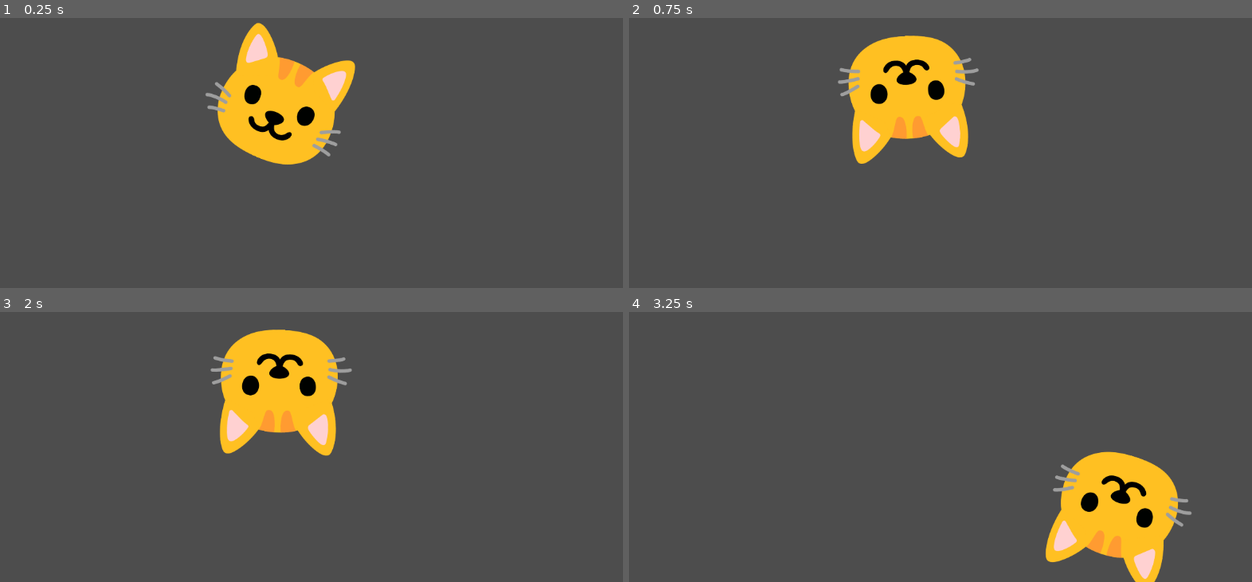
Above: before the commit, frames 1-4 (two rows, left to right).
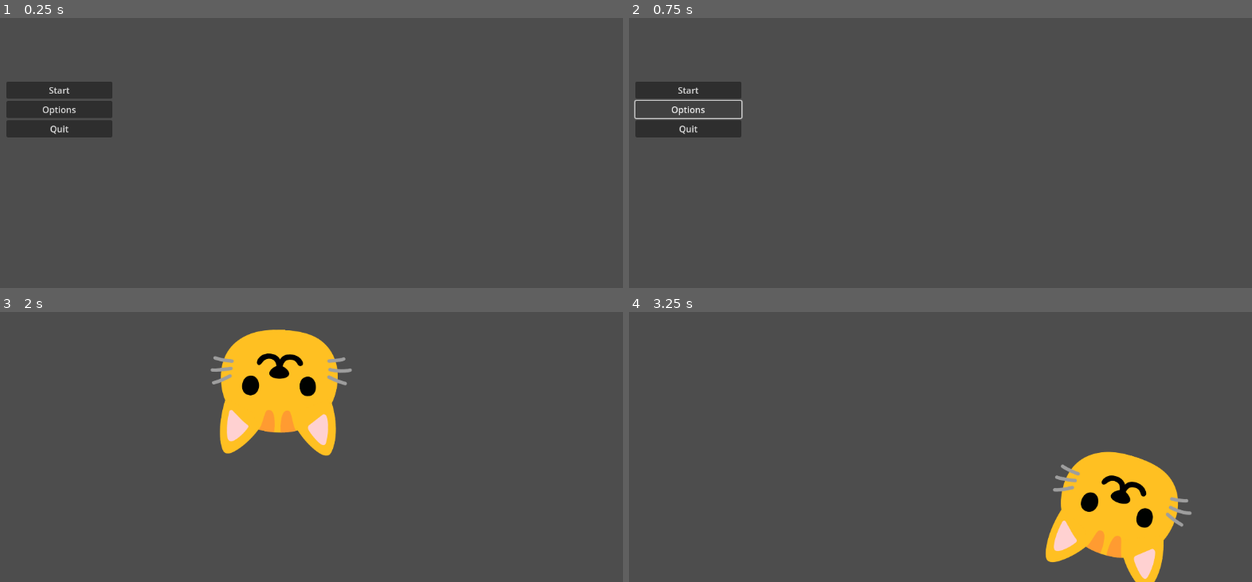
Above: after the commit, the same moments.

Repository: alvarolh33/marcelo
Game: Godot game, scene res://scenes/main_menu/menu.tscn
Same seed, same stepped clock (60 frames per second), same inputs: the game is played once before the commit and once after it. Before the commit the project starts from res://scenes/levels/level.tscn.
Inputs (mouse positions are in pixels of both pictures, inside the frame that each line leads up to):
- Up to frame 1 (0.25 s): no input
- Up to frame 2 (0.75 s): click (691, 109) at 0.5 s, where only the run after the commit has a clickable "Options"
- Up to frame 3 (2 s): click (62, 384) at 1.25 s, where only the run after the commit has a clickable "Start"
- Up to frame 4 (3.25 s): tap Enter at 2 s; move the mouse to (1071, 384) at 2.02 s; hold D (right) 2.03-2.78 s; move the mouse to (803, 420) at 2.77 s; hold S (down) from 2.78 s (still down)

The runs differ from the first frame. In frame 1, 10% of the frame differs, in the area x 1-58%, y 1-55%; in frame 2, 9.6%; in frame 3, less than 0.1%; in frame 4, less than 0.1%.

Commit message:
Algo del esqueleto menu principal y directorios

Diff:
--- a/project.godot
+++ b/project.godot
@@ -11,7 +11,7 @@
 [application]
 
 config/name="La Mazmorra de Marcelo"
-run/main_scene="res://scenes/levels/level.tscn"
+run/main_scene="res://scenes/main_menu/menu.tscn"
 config/features=PackedStringArray("4.2", "Forward Plus")
 config/icon="res://icon.svg"
 
--- /dev/null
+++ b/scenes/main_menu/menu.tscn
@@ -0,0 +1,37 @@
+[gd_scene load_steps=2 format=3 uid="uid://ctnbi4nh1yc5"]
+
+[ext_resource type="Script" path="res://scripts/UI/main_menu/menu.gd" id="1_oqeyl"]
+
+[node name="Menu" type="Control"]
+layout_mode = 3
+anchors_preset = 15
+anchor_right = 1.0
+anchor_bottom = 1.0
+grow_horizontal = 2
+grow_vertical = 2
+script = ExtResource("1_oqeyl")
+
+[node name="VBoxContainer" type="VBoxContainer" parent="."]
+layout_mode = 1
+anchors_preset = 4
+anchor_top = 0.5
+anchor_bottom = 0.5
+offset_left = 36.0
+offset_top = -50.0
+offset_right = 228.0
+offset_bottom = 51.0
+grow_vertical = 2
+
+[node name="StartButton" type="Button" parent="VBoxContainer"]
+layout_mode = 2
+text = "Start"
+
+[node name="Button2" type="Button" parent="VBoxContainer"]
+layout_mode = 2
+text = "Options"
+
+[node name="Button3" type="Button" parent="VBoxContainer"]
+layout_mode = 2
+text = "Quit"
+
+[connection signal="pressed" from="VBoxContainer/StartButton" to="." method="_on_start_button_pressed"]
--- a/scenes/player/player.tscn
+++ b/scenes/player/player.tscn
@@ -1,14 +1,14 @@
 [gd_scene load_steps=4 format=3 uid="uid://cctjwkrmuxy10"]
 
 [ext_resource type="Texture2D" uid="uid://i7d0sawuh32u" path="res://gfx/sprites/player/cat-face-emoji-512x455-gda5rvrc.png" id="1_3ajn4"]
-[ext_resource type="Script" path="res://scenes/player/player.gd" id="1_stj75"]
+[ext_resource type="Script" path="res://scripts/player/player.gd" id="1_qg1vl"]
 
 [sub_resource type="CircleShape2D" id="CircleShape2D_0tchq"]
 radius = 77.41
 
 [node name="Player" type="CharacterBody2D"]
 position = Vector2(532, 305)
-script = ExtResource("1_stj75")
+script = ExtResource("1_qg1vl")
 
 [node name="Sprite2D" type="Sprite2D" parent="."]
 scale = Vector2(0.5, 0.5)
--- /dev/null
+++ b/scripts/UI/main_menu/menu.gd
@@ -0,0 +1,15 @@
+extends Control
+
+
+# Called when the node enters the scene tree for the first time.
+func _ready():
+	pass # Replace with function body.
+
+
+# Called every frame. 'delta' is the elapsed time since the previous frame.
+func _process(delta):
+	pass
+
+
+func _on_start_button_pressed():
+	get_tree().change_scene_to_file("res://scenes/levels/level.tscn")
Renamed: scenes/player/player.gd -> scripts/player/player.gd
